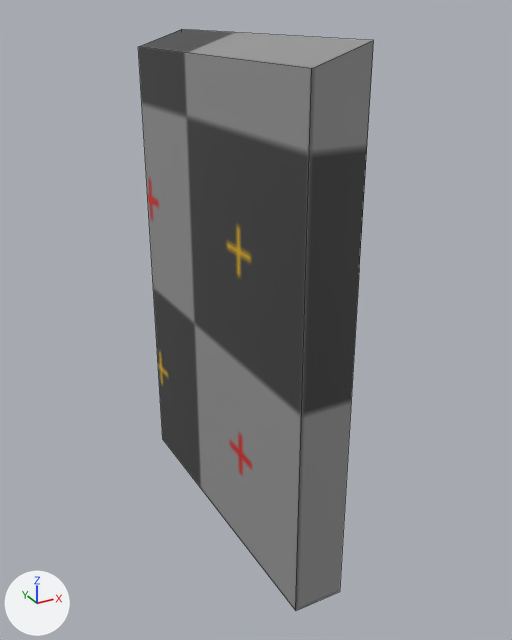
What one commit did to the FBX model Assets/Graphics/Models/door.fbx.
Camera for both pictures: a camera (50 mm lens) standing at (-3.95, -0.54, 3.12) and looking at (-2.07, 2.89, 1.41). The lights are fixed; the arrows at lower left show +X, +Y and +Z. The picture after the commit comes second. Mesh edges are drawn as thin lines. Where no turn or scale is listed for an object, it has been applied to the vertices.

Names of what the first picture shows: 'door'.
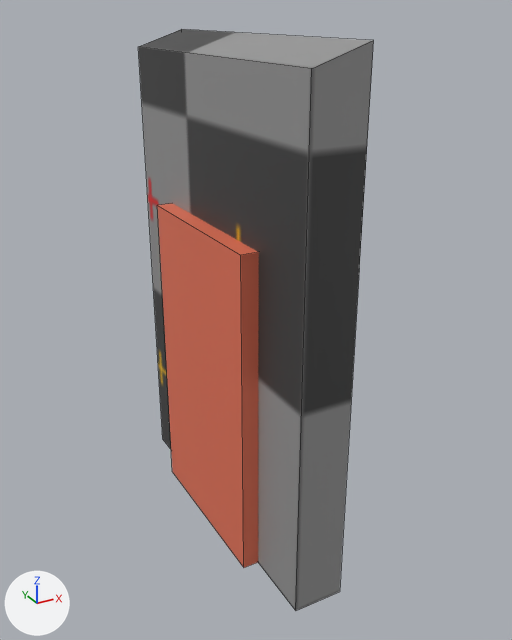
Pixel boxes (x1, y1, x2, y2) of what changed, in the pictures (512 x 640 px):
```json
{"part": 1, "of": "me_cube_003", "change": "built on", "after": [157, 203, 259, 568], "on screen": "red"}
```

The change, as JSON lines over the scene's bpy script:
```json
{"block": "me_cube_003", "where": "# used by ob_door; location = (-2.0, 3.0, 0.0)"}
{"block": "me_cube_003", "where": "# verts and faces of me_cube_003; kept vertices keep their numbers, new ones are numbered from 18"}
{"block": "me_cube_003", "where": "# before: 10 (0.0, 0.56, 0.0), 11 (0.0, -0.56, 0.0), 16 (0.0, 0.56, 2.0), 17 (0.0, -0.56, 2.0)"}
{"op": "remove", "block": "me_cube_003", "code": "me_cube_003.from_pydata(...)  # 18 vertices, 11 faces; spans x -0.3..0.04, y -1.0..1.0, z 0.0..3.0"}
{"op": "add", "block": "me_cube_003", "code": "me_cube_003.from_pydata(...)  # 18 vertices, 12 faces; spans x -0.4..0.04, y -1.0..1.0, z 0.0..3.0"}
{"block": "me_cube_003", "change": "me_cube_003 part 1"}
{"op": "add", "block": "me_cube_003", "code": "for i in [10, 11, 16, 17]: verts[i] += (-0.4, 0.0, 0.0)"}
{"op": "add", "block": "me_cube_003", "code": "faces += [(10, 11, 17, 16)]  # mat_secondary (red #e77458)"}
```
